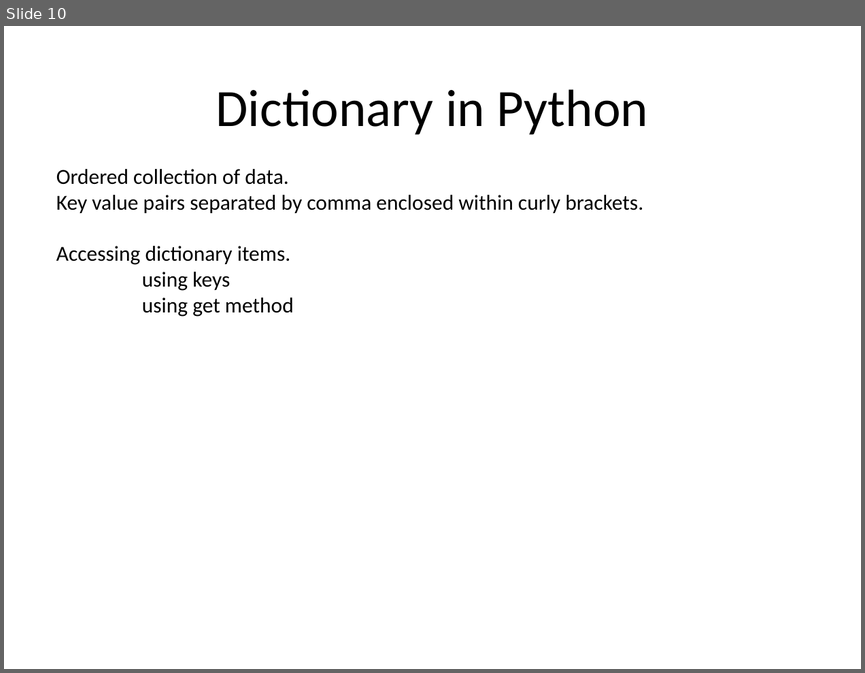
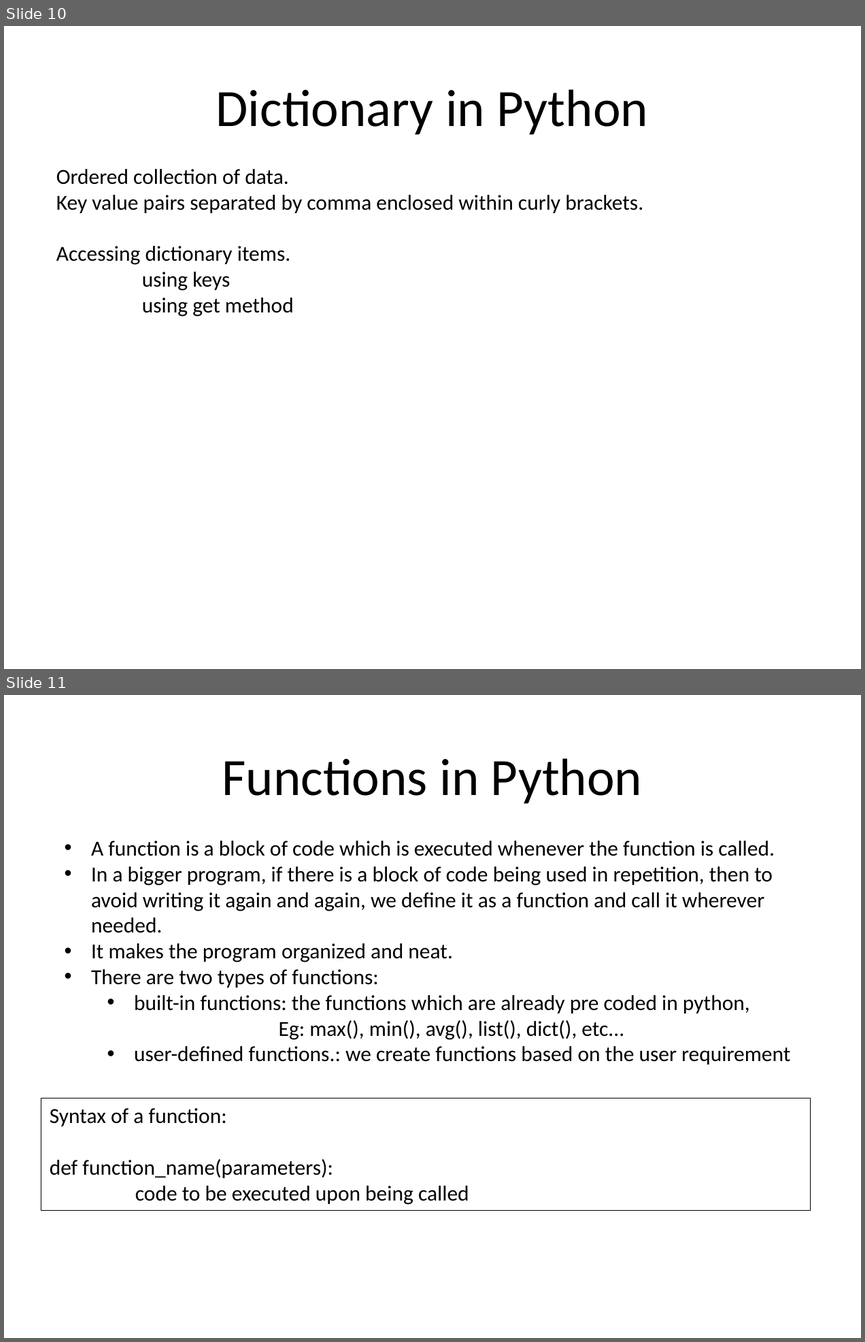
Before and after one commit to RiyaMittal/pythonSessions, a slide deck: Python Language.pptx. Shown one above the other, each under a label of ours: slide 10 before the commit, slides 10 and 11 after it. The pictures are 865x673 and 865x1342 pixels, drawn with LibreOffice and Linux fonts; fonts in the diff are those of the drawing. Boxes give left, top, right and bottom in pixels: in the first picture for what was removed or moved away, otherwise in the second. Text is boxed around its words. In the diff, an @@ line names an element or a change of style, - is before the commit and + after.

```diff
--- a/Python Language.pptx
+++ b/Python Language.pptx
@@ slide 11 added at bbox=[4, 695, 861, 1338], background #FFFFFF @@
@@ title added at bbox=[222, 758, 642, 804], 44 pt, text #000000 @@
+Functions in Python
@@ text added at bbox=[91, 841, 790, 1064], 18 pt, text #000000 @@
+• A function is a block of code which is executed whenever the function is called.
+• In a bigger program, if there is a block of code being used in repetition, then to avoid writing it again and again, we define it as a function and call it wherever needed.
+• It makes the program organized and neat.
+• There are two types of functions:
+  • built-in functions: the functions which are already pre coded in python,
+          Eg: max(), min(), avg(), list(), dict(), etc...
+  • user-defined functions.: we create functions based on the user requirement
@@ rectangle added at bbox=[41, 1098, 810, 1210], outline #000000 0.75 pt, 18 pt, text #000000 @@
+Syntax of a function:
+def function_name(parameters):
+code to be executed upon being called
```
Also in this commit, not shown: 2 other slides added, 1 slide removed, 11 other files.
